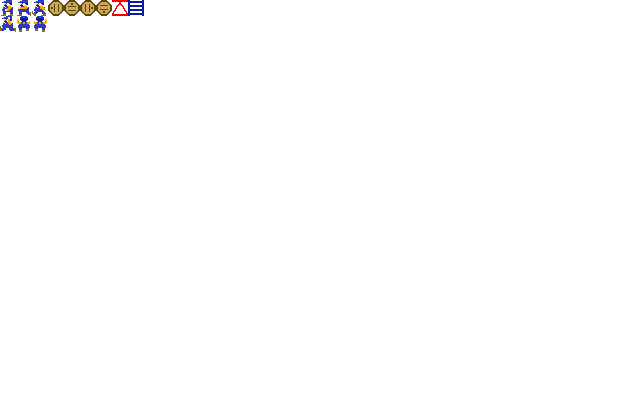
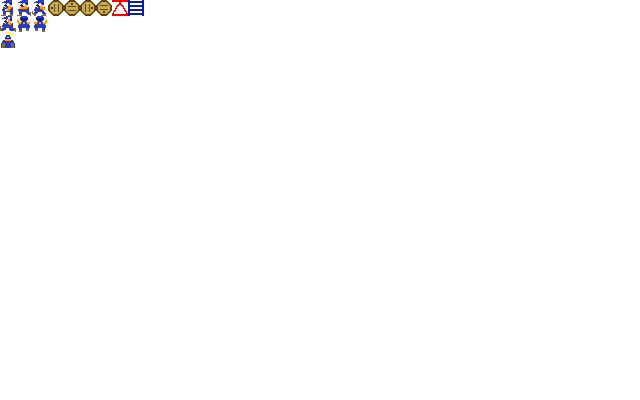
Revision of a layered 640 × 400 image; what changed, layer by layer:
painted on "Background" over 1, 32, 15, 48
